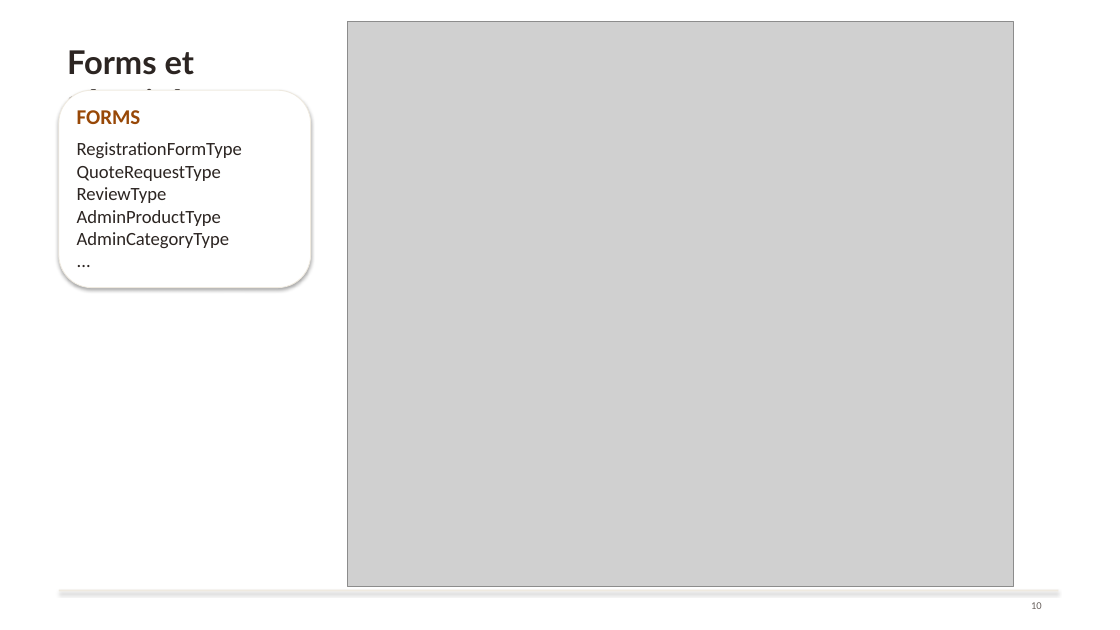
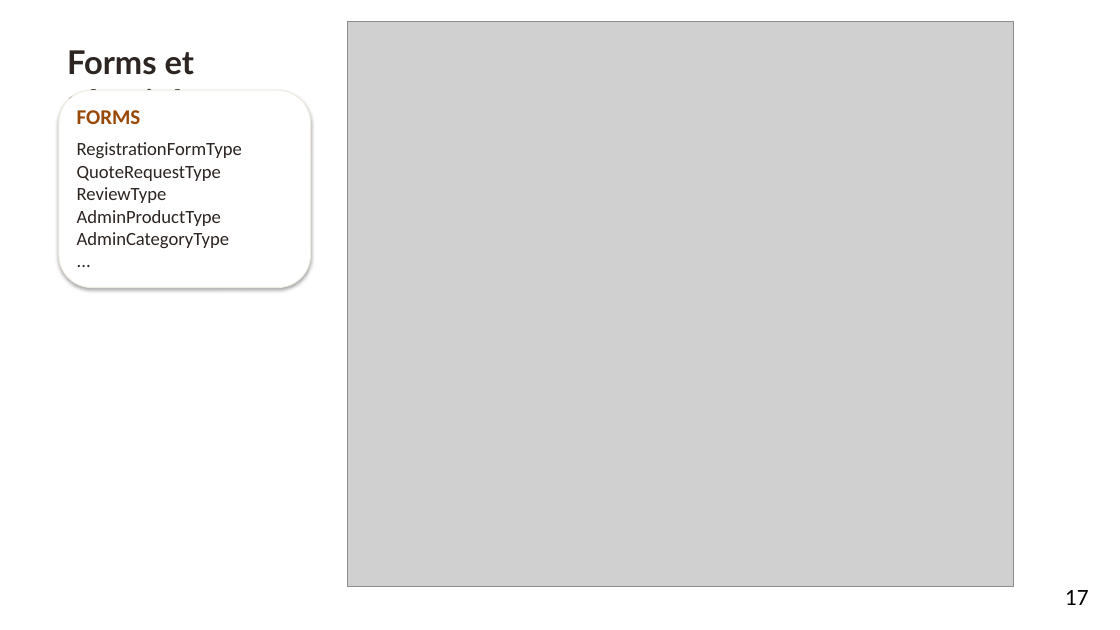
Before and after one commit to aureopires/projet_broderie, a slide deck: slide 17 of assets/docs/Presentation_projet_Symfony_Aureo_Ruffier.pptx (slide 15 before the commit). Drawn at 1120x630 pixels with LibreOffice and Linux fonts; fonts in the diff are those of the drawing; grey boxes stand for pictures; background and template pictures are left out. Boxes give left, top, right and bottom in pixels: in the first picture for what was removed or moved away, otherwise in the second. Text is boxed around its words. In the diff, an @@ line names an element or a change of style, - is before the commit and + after.

```diff
--- a/assets/docs/Presentation_projet_Symfony_Aureo_Ruffier.pptx
+++ b/assets/docs/Presentation_projet_Symfony_Aureo_Ruffier.pptx
@@ rectangle removed at <box>59,590,1059,592</box> @@
@@ page number added at <box>1065,590,1089,605</box>, 20 pt, text #000000 @@
+17
@@ text removed at <box>1031,602,1042,609</box> @@
-10
```
Also in this commit, not shown: 18 other slides changed, 3 slides added, 36 other files.
